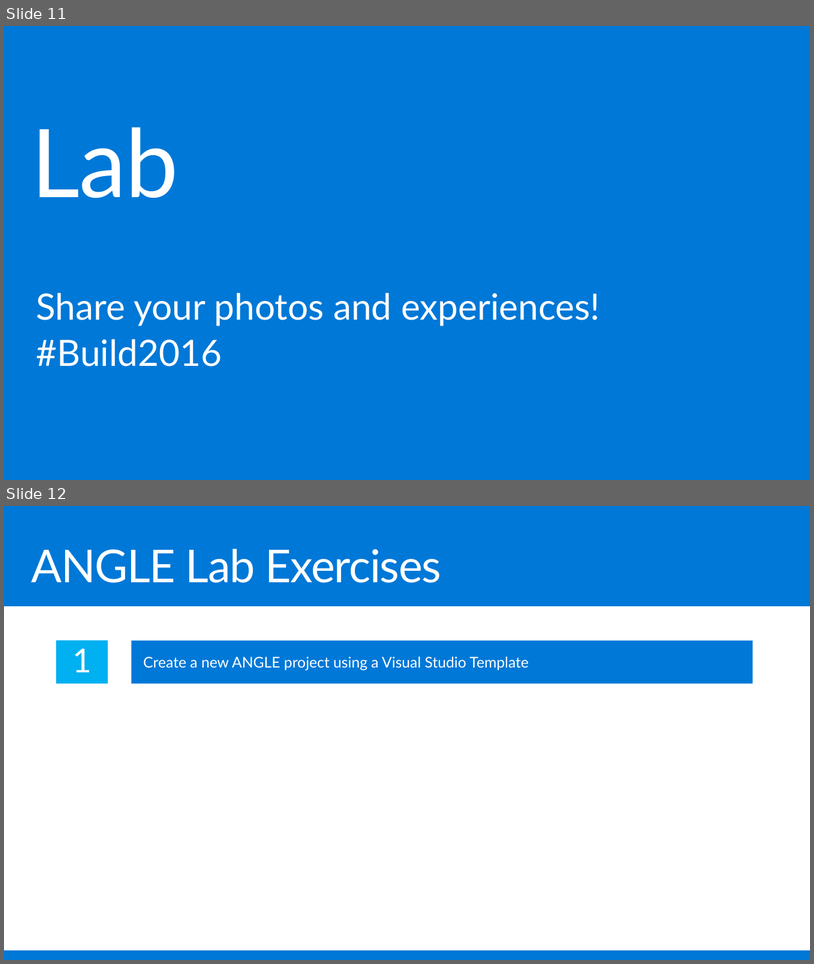
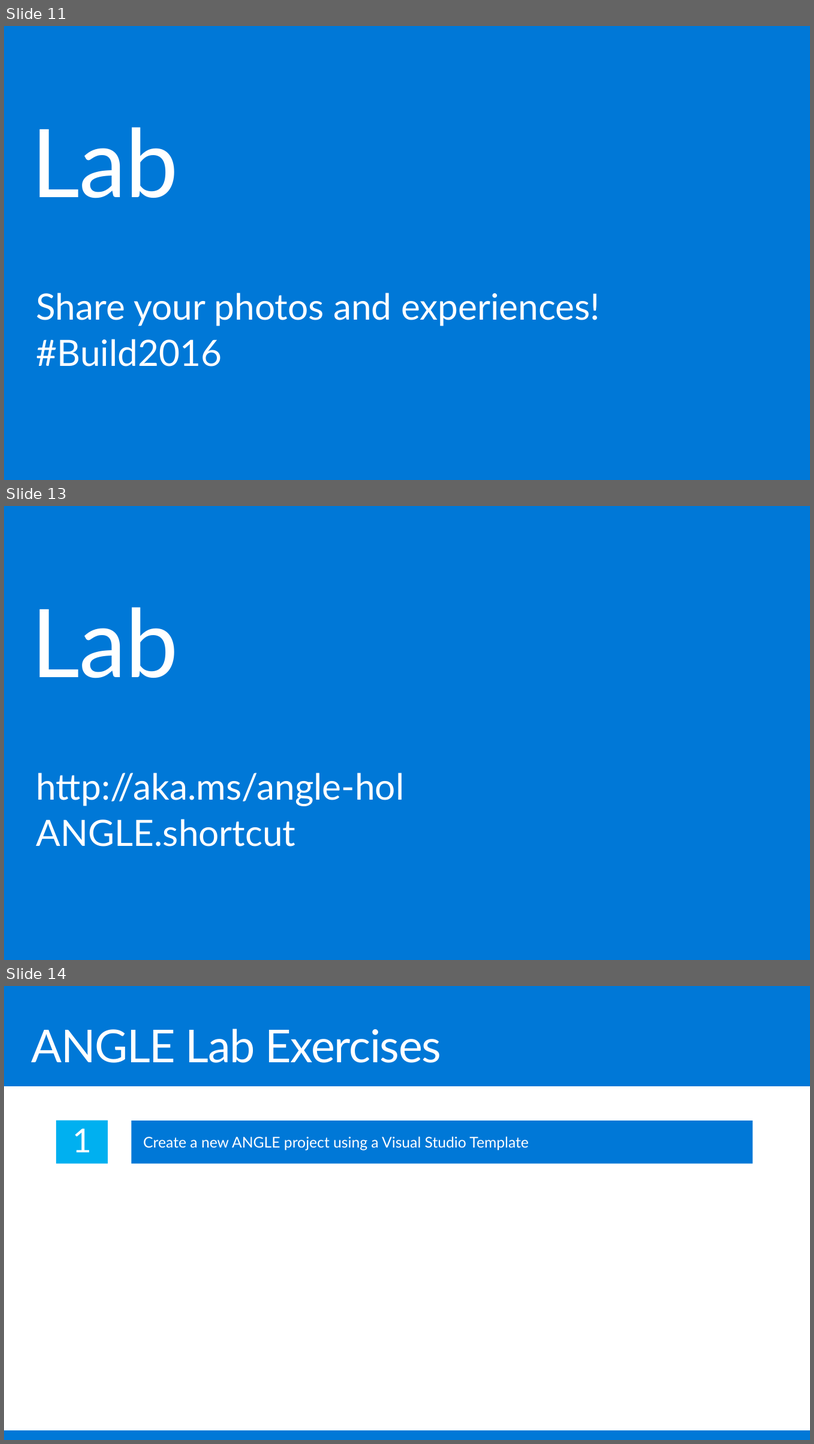
Before and after one commit to Microsoft-Build-2016/CodeLabs-GameDev-3-ANGLE, a slide deck: Presentation.pptx. Shown one above the other, each under a label of ours: slides 11 and 12 before the commit, slides 11, 13 and 14 after it; the slides between them are not shown. The pictures are 814x964 and 814x1444 pixels, drawn with LibreOffice and Linux fonts; fonts in the diff are those of the drawing. Boxes give left, top, right and bottom in pixels: in the first picture for what was removed or moved away, otherwise in the second. Text is boxed around its words. In the diff, an @@ line names an element or a change of style, - is before the commit and + after.

Commit message:
added ANGLE tutorial url and shortcut

```diff
--- a/Presentation.pptx
+++ b/Presentation.pptx
@@ slide 13 added at (4,506,810,960), background #0078D7 @@
@@ title added at (31,607,178,678), 115 pt, text #FFFFFF @@
+Lab
@@ text added at (36,772,405,846), 44 pt, text #FFFFFF @@
+http://aka.ms/angle-hol
+ANGLE.shortcut
@@ what was slide 12 is now slide 14 @@
```
Also in this commit, not shown: 1 other slide added, 1 other file.
